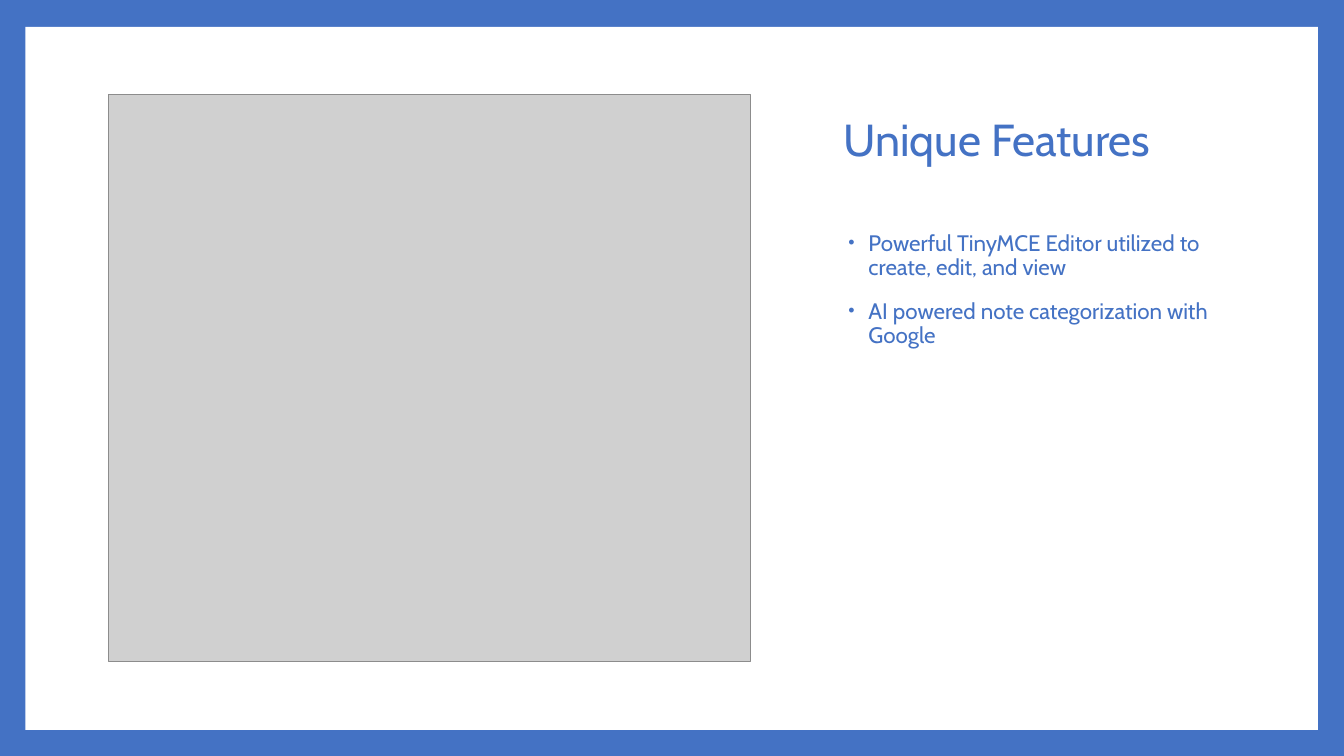
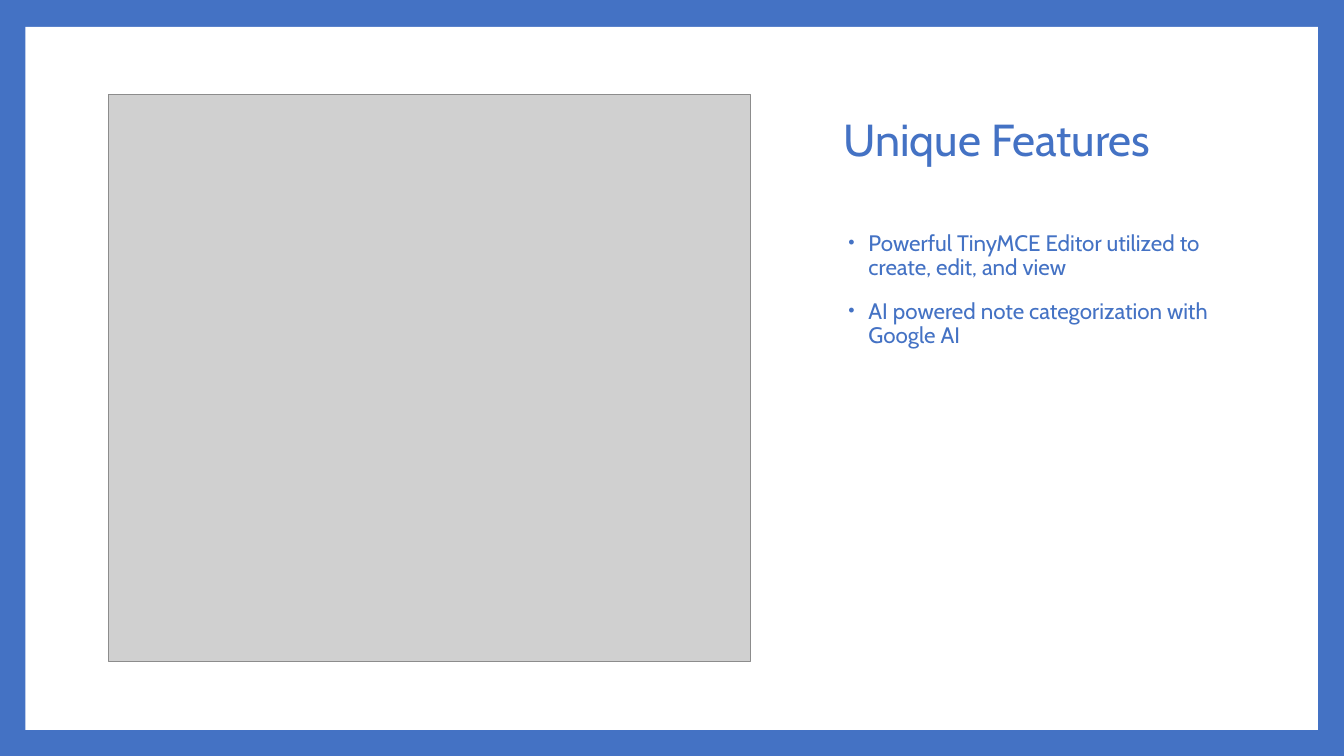
Before and after one commit to Dwaddle26/EncryptNotes, a slide deck: slide 6 of Phase 4 Documentation/Team_2_Presentation_4_V2.pptx. Drawn at 1344x756 pixels with LibreOffice and Linux fonts; fonts in the diff are those of the drawing; grey boxes stand for pictures. Boxes give left, top, right and bottom in pixels: in the first picture for what was removed or moved away, otherwise in the second. Text is boxed around its words. In the diff, an @@ line names an element or a change of style, - is before the commit and + after.

```diff
--- a/Phase 4 Documentation/Team_2_Presentation_4_V2.pptx
+++ b/Phase 4 Documentation/Team_2_Presentation_4_V2.pptx
@@ text at box(868, 302, 1208, 349): text changed @@
-• AI powered note categorization with Google
+• AI powered note categorization with Google AI
```
Also in this commit, not shown: 1 other slide changed.
